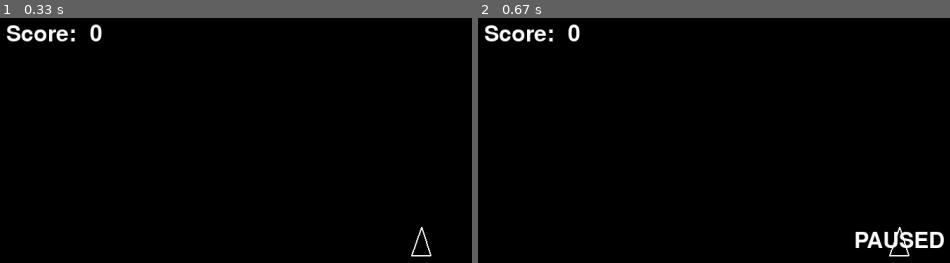
Above: before the commit, frames 1-2 (left to right).
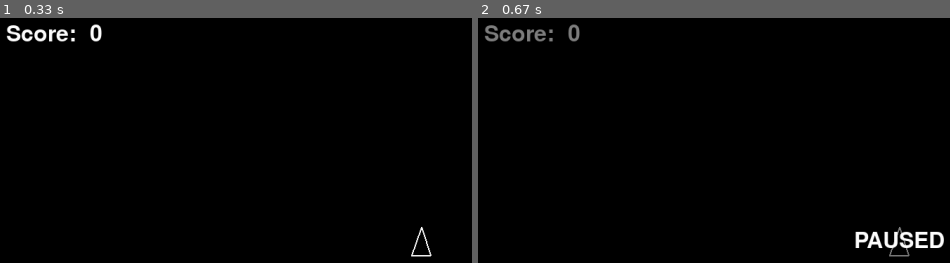
Above: after the commit, the same moments.

Repository: Atomk/asteroids-pygame
Game: pygame game, started from main.py
Same seed, same stepped clock (60 frames per second), same inputs: the game is played once before the commit and once after it.
Inputs:
- Up to frame 1 (0.33 s): no input
- Up to frame 2 (0.67 s): tap P at 0.33 s

Frame 1 is identical in both runs. In frame 2, 0.7% of the frame differs, in the area x 1-92%, y 2-98%.

Commit message:
pause screen overlay https://stackoverflow.com/a/6350227

Diff:
--- a/main.py
+++ b/main.py
@@ -47,6 +47,10 @@
     text_score_val.rect.left = text_score_label.rect.right + 10
     text_score_val.rect.top = text_score_label.rect.top
 
+    pause_overlay = pygame.Surface((SCREEN_WIDTH, SCREEN_HEIGHT))
+    pause_overlay.set_alpha(128)
+    pause_overlay.fill("black")
+
     text_paused = Text("PAUSED")
     text_paused.rect.center = (SCREEN_WIDTH // 2, SCREEN_HEIGHT // 2)
 
@@ -79,7 +83,9 @@
 
         text_score_label.draw(screen)
         text_score_val.draw(screen)
+
         if game_paused:
+            screen.blit(pause_overlay, (0, 0))
             text_paused.draw(screen)
 
         pygame.display.flip()
